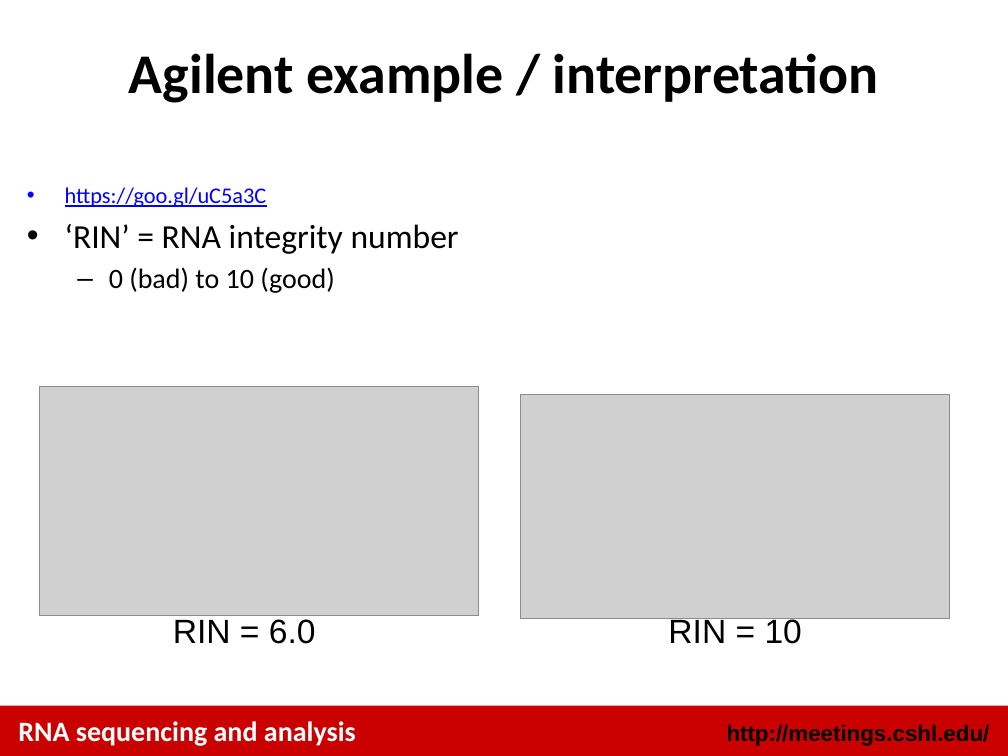
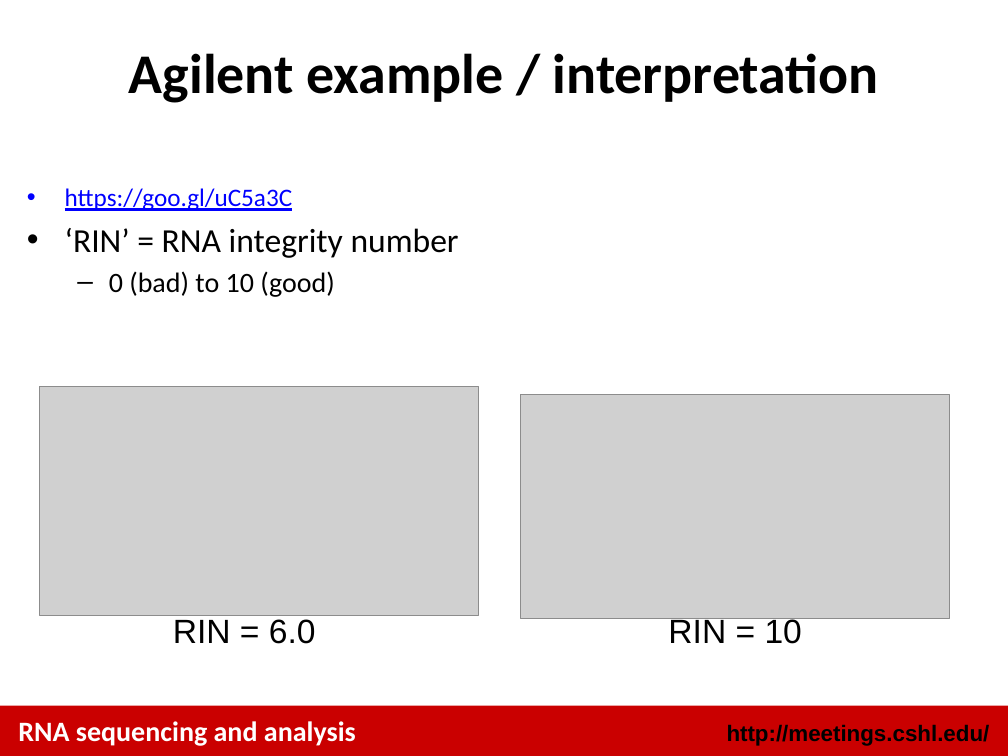
Before and after one commit to griffithlab/rnaseq_tutorial_wiki, a slide deck: slide 10 of LectureFiles/cshl/2017/RNASeq_Module1_Lecture.pptx. Drawn at 1008x756 pixels with LibreOffice and Linux fonts; fonts in the diff are those of the drawing; grey boxes stand for pictures. Boxes give left, top, right and bottom in pixels: in the first picture for what was removed or moved away, otherwise in the second. Text is boxed around its words. In the diff, an @@ line names an element or a change of style, - is before the commit and + after.

Commit message:
minor update

```diff
--- a/LectureFiles/cshl/2017/RNASeq_Module1_Lecture.pptx
+++ b/LectureFiles/cshl/2017/RNASeq_Module1_Lecture.pptx
@@ text at box(65, 188, 293, 211): size 16 to 18 pt in "https://goo.gl/uC5a3C" @@
```
Also in this commit, not shown: 1 other slide changed.
